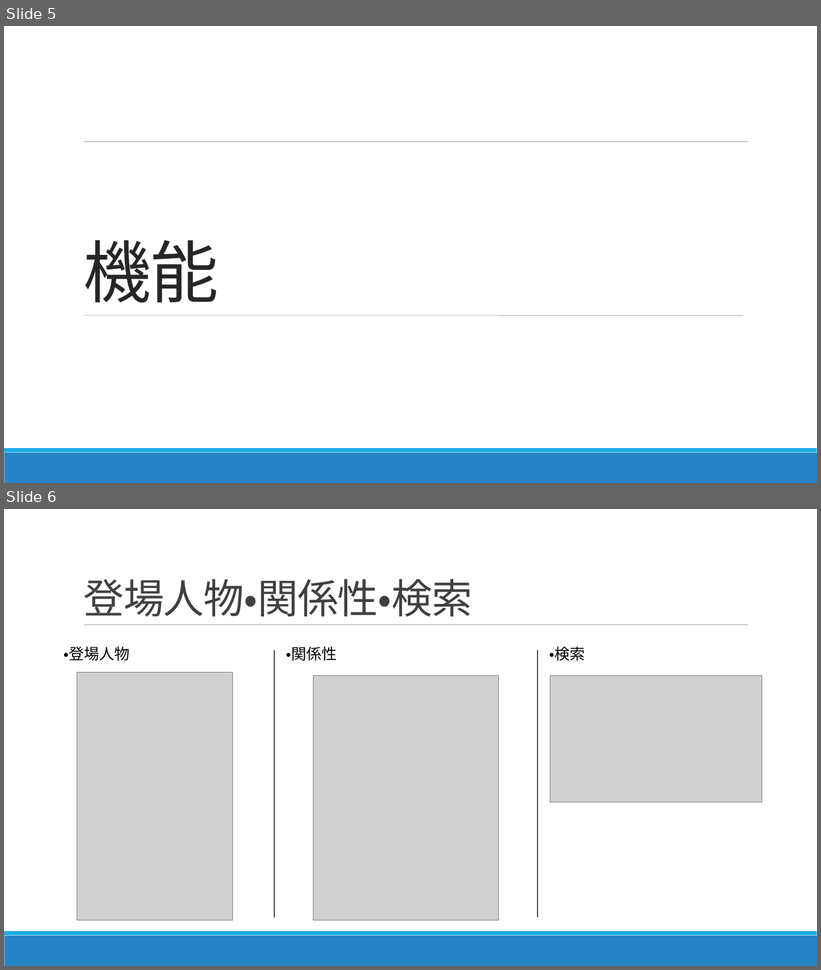
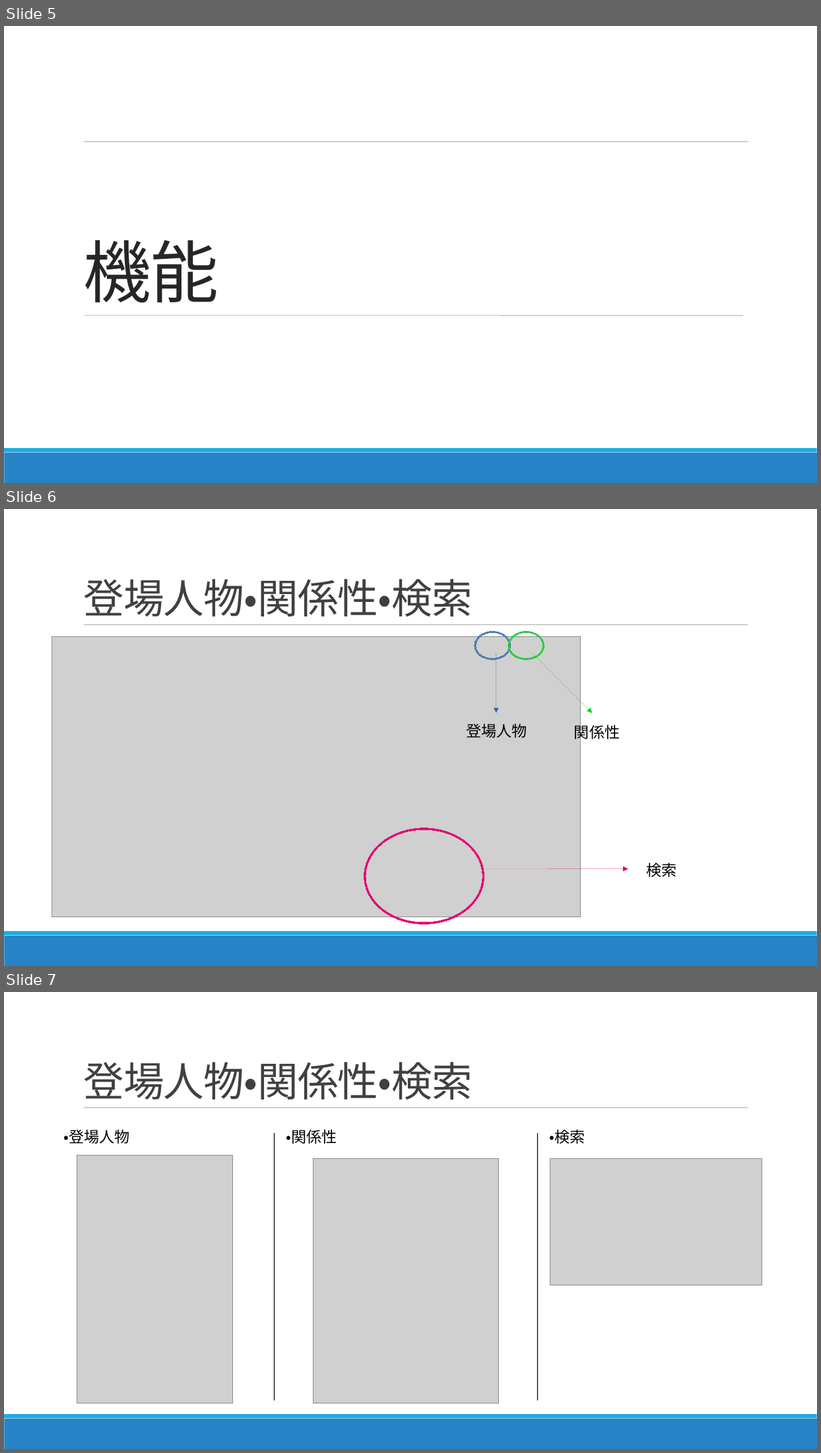
Before and after one commit to exitanz/graph, a slide deck: ゼミ用/99その他/卒研発表用/卒業研究発表資料 パワポ.odp. Shown one above the other, each under a label of ours: slides 5 and 6 before the commit, slides 5, 6 and 7 after it. The pictures are 821x970 and 821x1453 pixels, drawn with LibreOffice and Linux fonts; fonts in the diff are those of the drawing; grey boxes stand for pictures. Boxes give left, top, right and bottom in pixels: in the first picture for what was removed or moved away, otherwise in the second. Text is boxed around its words. In the diff, an @@ line names an element or a change of style, - is before the commit and + after.

```diff
--- a/ゼミ用/99その他/卒研発表用/卒業研究発表資料 パワポ.odp
+++ b/ゼミ用/99その他/卒研発表用/卒業研究発表資料 パワポ.odp
@@ slide 6 added at box(4, 509, 817, 966), background #FFFFFF; not listed: 3 template elements that a slide beside it also shows @@
@@ title added at box(83, 579, 473, 617), 48 pt, text #404040 @@
+登場人物・関係性・検索
@@ picture added at box(52, 636, 580, 917) @@
@@ donut added at box(475, 632, 511, 659), fill #729FCF, outline #3465A4 0 pt @@
@@ donut added at box(508, 632, 545, 659), fill #729FCF, outline #00DC00 0 pt @@
@@ arrow added from (496, 653) to (496, 714), #3465A4 0 pt @@
@@ arrow added from (532, 653) to (593, 714), #00DC00 0 pt @@
@@ text added at box(466, 723, 527, 738), 18 pt, text #000000 @@
+登場人物
@@ text added at box(574, 723, 620, 742), 18 pt, text #000000 @@
+関係性
@@ donut added at box(364, 828, 484, 924), fill #E40072, outline #E40072 0 pt @@
@@ text added at box(646, 863, 677, 877), 18 pt, text #000000 @@
+検索
@@ arrow added from (484, 869) to (628, 869), #E40072 0 pt @@
@@ what was slide 6 is now slide 7 @@
```
Also in this commit, not shown: 3 slides changed, 1 other slide added, 3 other files.
